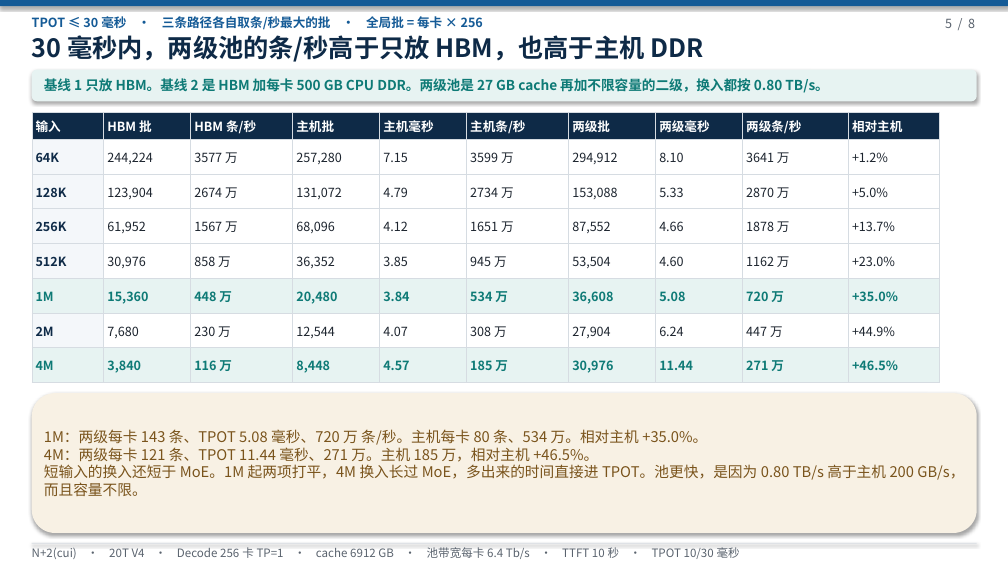
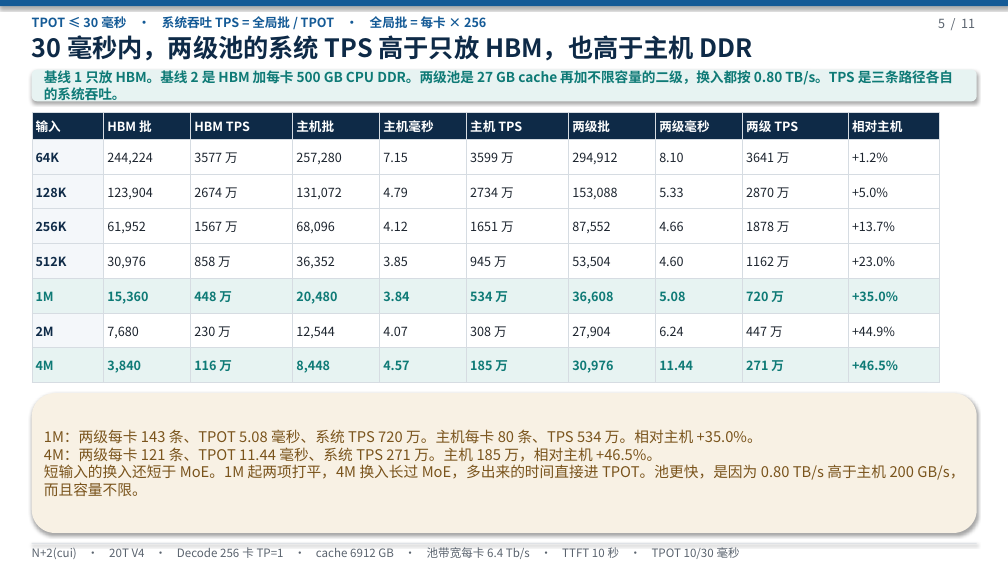
Before and after one commit to 69515164-rgb/UCL-MPComm, a slide deck: slide 5 of docs/N+2(cui)-20T-V4-两级池-590A.pptx. Drawn at 1008x567 pixels with LibreOffice and Linux fonts; fonts in the diff are those of the drawing. Boxes give left, top, right and bottom in pixels: in the first picture for what was removed or moved away, otherwise in the second. Text is boxed around its words. In the diff, an @@ line names an element or a change of style, - is before the commit and + after.

```diff
--- a/docs/N+2(cui)-20T-V4-两级池-590A.pptx
+++ b/docs/N+2(cui)-20T-V4-两级池-590A.pptx
@@ text at [32,16,486,28]: text changed @@
-TPOT ≤ 30 毫秒 · 三条路径各自取条/秒最大的批 · 全局批 = 每卡 × 256
+TPOT ≤ 30 毫秒 · 系统吞吐 TPS = 全局批 / TPOT · 全局批 = 每卡 × 256
@@ text at [938,19,975,28]: text changed @@
-5 / 8
+5 / 11
@@ text at [32,35,753,61]: text changed @@
-30 毫秒内，两级池的条/秒高于只放 HBM，也高于主机 DDR
+30 毫秒内，两级池的系统 TPS 高于只放 HBM，也高于主机 DDR
@@ text at [44,69,953,103]: text changed @@
-基线 1 只放 HBM。基线 2 是 HBM 加每卡 500 GB CPU DDR。两级池是 27 GB cache 再加不限容量的二级，换入都按 0.80 TB/s。
+基线 1 只放 HBM。基线 2 是 HBM 加每卡 500 GB CPU DDR。两级池是 27 GB cache 再加不限容量的二级，换入都按 0.80 TB/s。TPS 是三条路径各自的系统吞吐。
@@ table at [32,112,939,383] @@
-row 1: 输入 | HBM 批 | HBM 条/秒 | 主机批 | 主机毫秒 | 主机条/秒 | 两级批 | 两级毫秒 | 两级条/秒 | 相对主机
+row 1: 输入 | HBM 批 | HBM TPS | 主机批 | 主机毫秒 | 主机 TPS | 两级批 | 两级毫秒 | 两级 TPS | 相对主机
@@ text at [44,429,762,462]: text changed @@
-1M：两级每卡 143 条、TPOT 5.08 毫秒、720 万 条/秒。主机每卡 80 条、534 万。相对主机 +35.0%。
-4M：两级每卡 121 条、TPOT 11.44 毫秒、271 万。主机 185 万，相对主机 +46.5%。
+1M：两级每卡 143 条、TPOT 5.08 毫秒、系统 TPS 720 万。主机每卡 80 条、TPS 534 万。相对主机 +35.0%。
+4M：两级每卡 121 条、TPOT 11.44 毫秒、系统 TPS 271 万。主机 185 万，相对主机 +46.5%。
```
Also in this commit, not shown: 7 other slides changed, 3 slides added, 1 other file.
